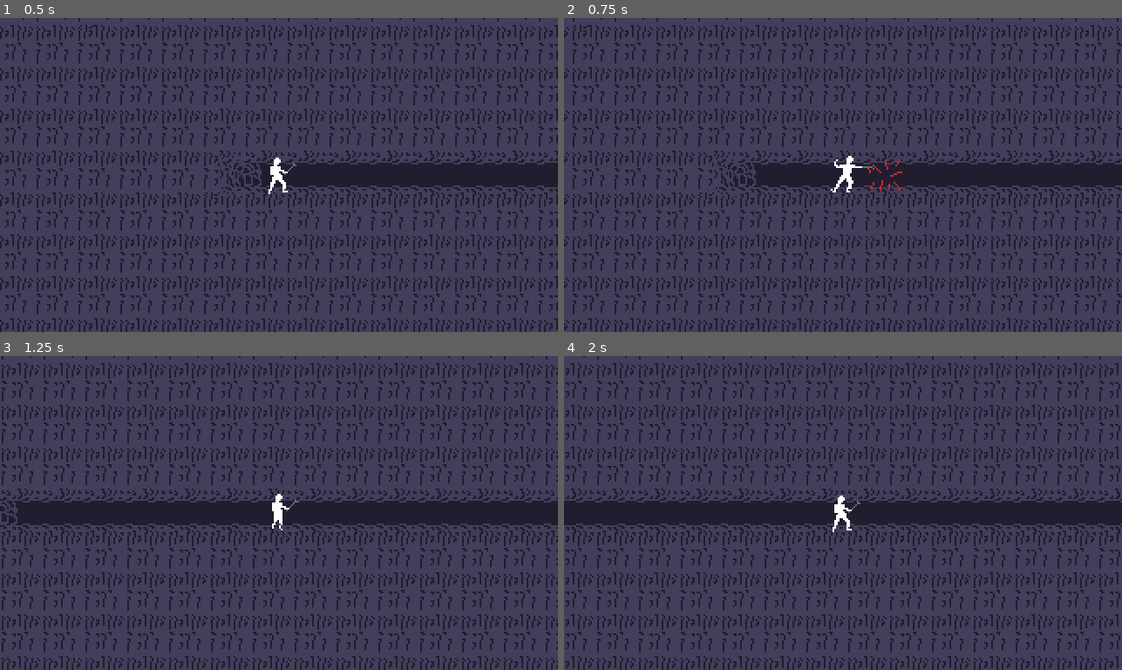
Above: before the commit, frames 1-4 (two rows, left to right).
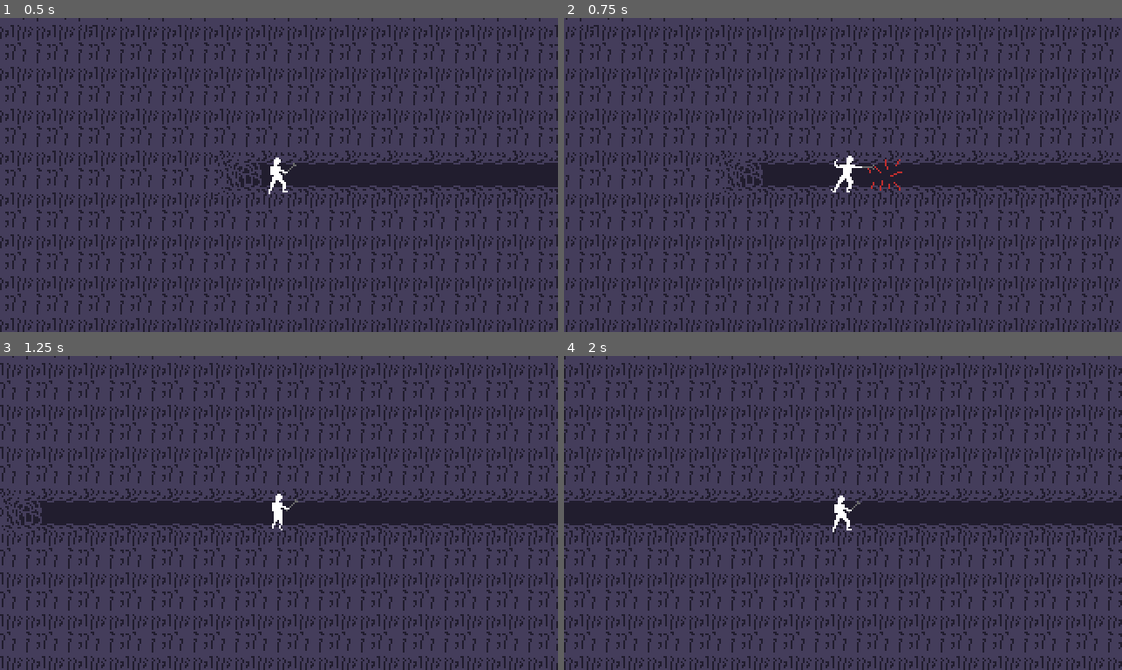
Above: after the commit, the same moments.

Repository: dedekm/ld50
Game: Godot game, scene res://src/Level.tscn
The game is run twice, just before and just after one commit, with the same random seed, the same clock (stepped at 60 frames per second) and the same inputs.
Inputs:
- Up to frame 1 (0.5 s): no input
- Up to frame 2 (0.75 s): tap Enter at 0.5 s; hold Right (ui_right) from 0.53 s (still down); tap Space (action) at 0.6 s
- Up to frame 3 (1.25 s): keep holding Right (ui_right); tap Up (ui_up) at 0.77 s
- Up to frame 4 (2 s): keep holding Right (ui_right); tap Enter at 1.35 s; tap Up (ui_up) at 1.52 s

Frame 1 is identical in both runs. In frame 2, 24% of the frame differs, in the area x 0-100%, y 0-100%; in frame 3, 23%; in frame 4, 30%.

Commit message:
tweak player movement speed

Diff:
--- a/src/Player.gd
+++ b/src/Player.gd
@@ -1,7 +1,7 @@
 extends KinematicBody2D
 
-const GRAVITY = 800
-const SPEED = 200
+const GRAVITY = 750
+const SPEED = 180
 const JUMP = 300
 const SIZE = 24
 
